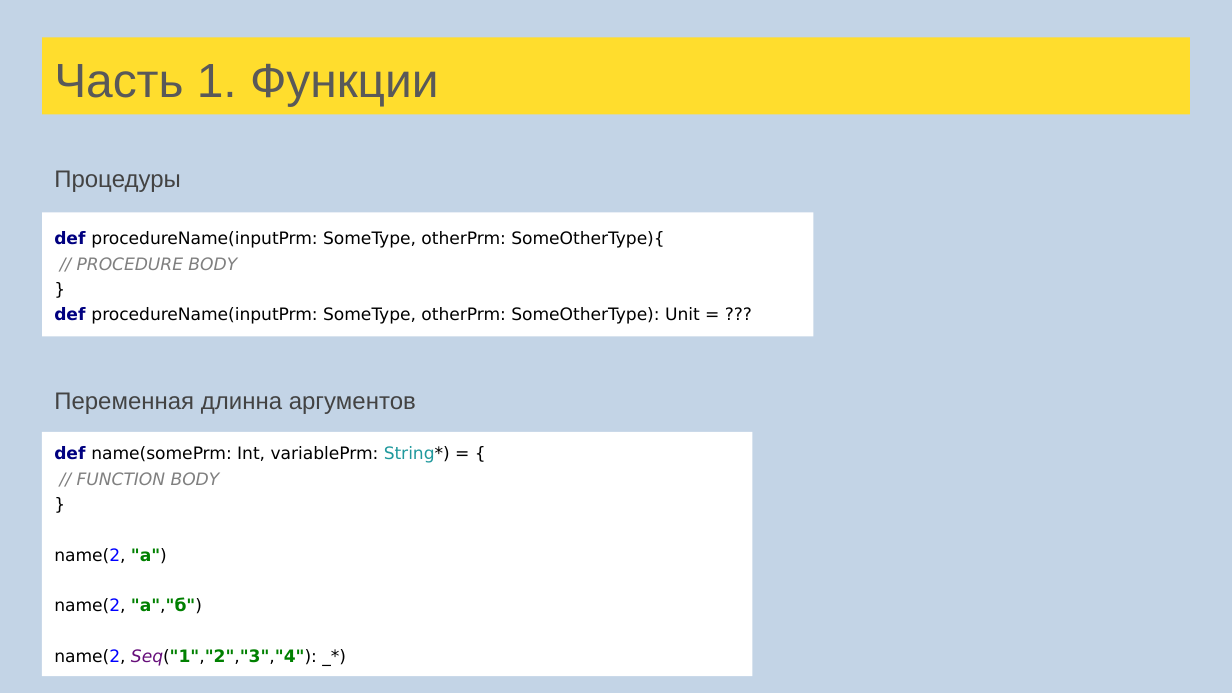
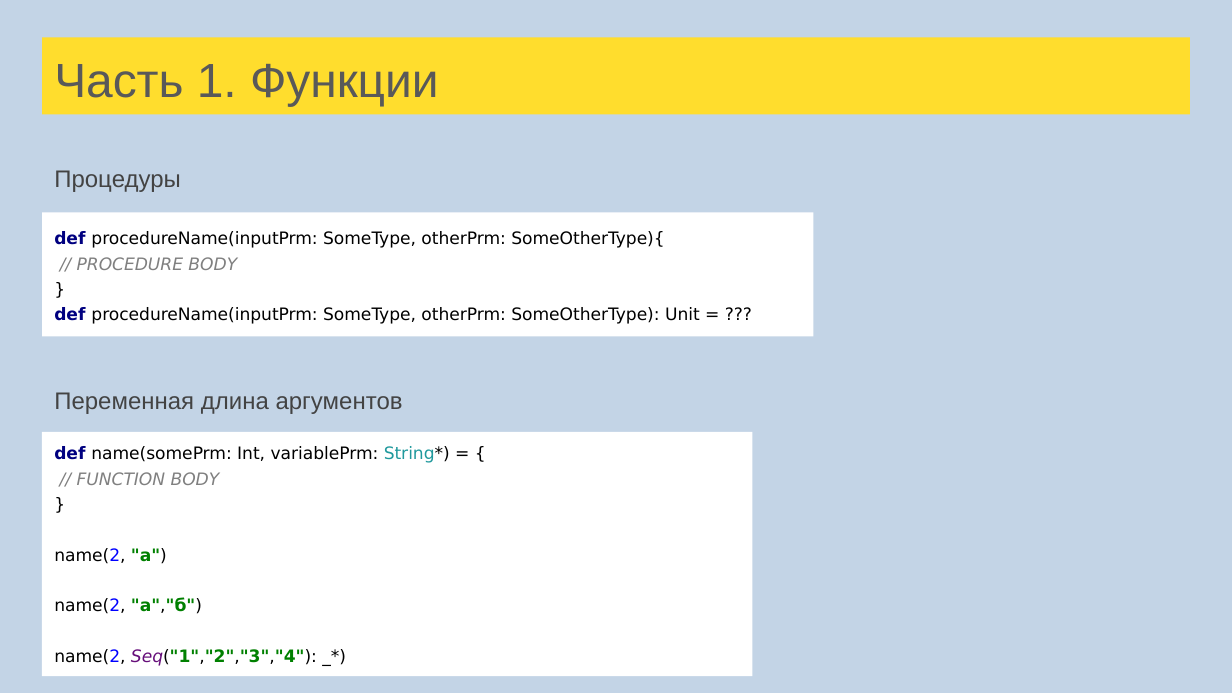
Before and after one commit to sergeypopov83/scala-school, a slide deck: slide 22 of src/main/resources/Лекции Scala для FinTech.pptx. Drawn at 1232x693 pixels with LibreOffice and Linux fonts; fonts in the diff are those of the drawing. Boxes give left, top, right and bottom in pixels: in the first picture for what was removed or moved away, otherwise in the second. Text is boxed around its words. In the diff, an @@ line names an element or a change of style, - is before the commit and + after.

```diff
--- a/src/main/resources/Лекции Scala для FinTech.pptx
+++ b/src/main/resources/Лекции Scala для FinTech.pptx
@@ text at bbox=[54, 392, 403, 414]: text changed @@
-Переменная длинна аргументов
+Переменная длина аргументов
```
Also in this commit, not shown: 1 other file.
